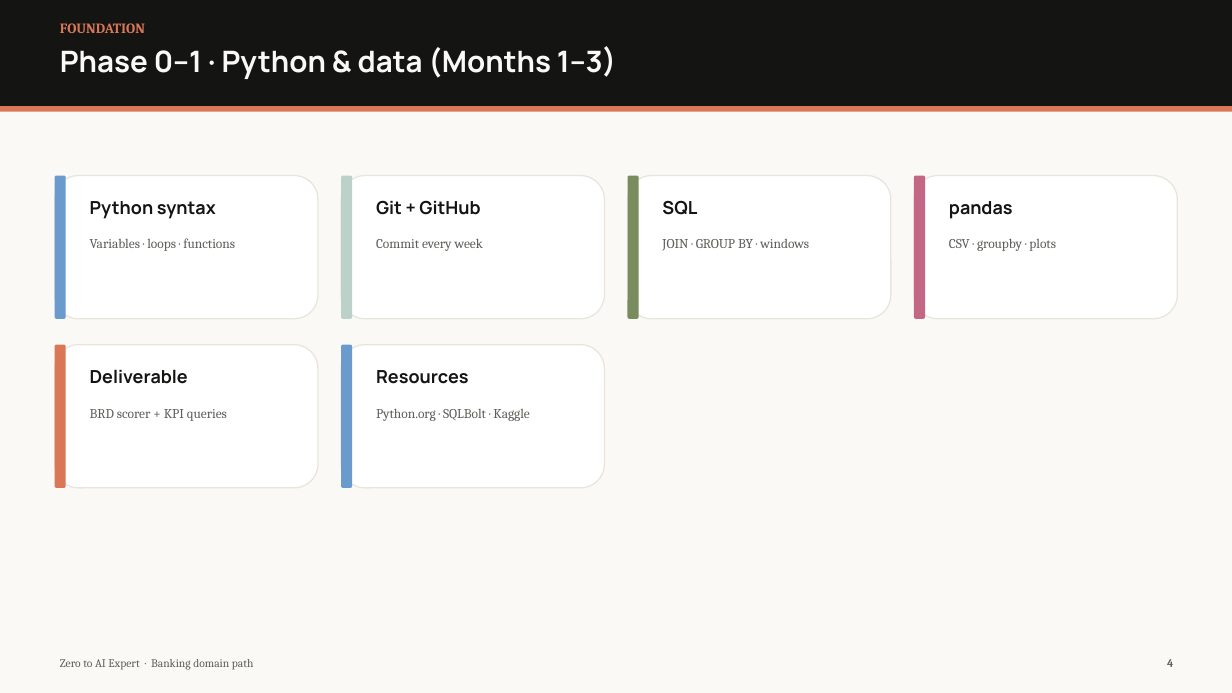
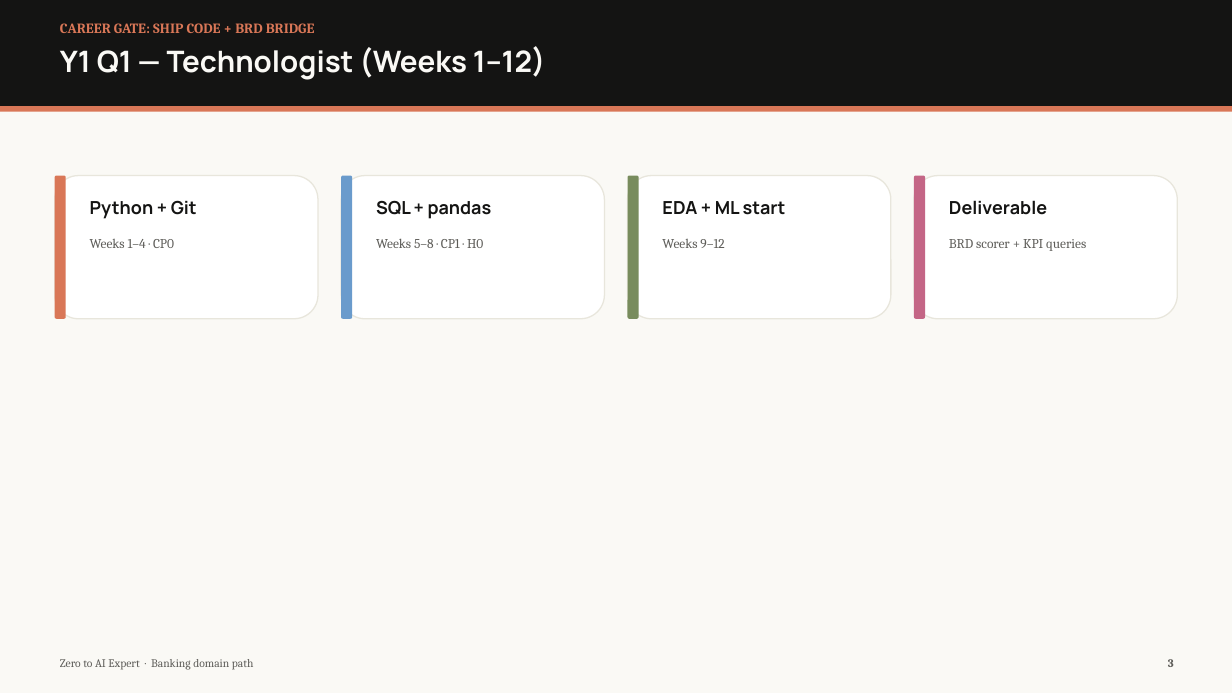
Before and after one commit to taiphan/learning, a slide deck: slide 3 of apps/learning/decks/Zero-to-AI-Expert-Roadmap-Slides.pptx (slide 4 before the commit). Drawn at 1232x693 pixels with LibreOffice and Linux fonts; fonts in the diff are those of the drawing. Boxes give left, top, right and bottom in pixels: in the first picture for what was removed or moved away, otherwise in the second. Text is boxed around its words. In the diff, an @@ line names an element or a change of style, - is before the commit and + after.

```diff
--- a/apps/learning/decks/Zero-to-AI-Expert-Roadmap-Slides.pptx
+++ b/apps/learning/decks/Zero-to-AI-Expert-Roadmap-Slides.pptx
@@ text at [60, 23, 315, 33]: text changed @@
-FOUNDATION
+CAREER GATE: SHIP CODE + BRD BRIDGE
@@ text at [60, 46, 546, 80]: text changed @@
-Phase 0–1 · Python & data (Months 1–3)
+Y1 Q1 — Technologist (Weeks 1–12)
@@ rounded rectangle at [55, 176, 66, 319]: fill #6A9BCC to #D97757 @@
@@ rounded rectangle at [341, 176, 352, 319]: fill #BCD1CA to #6A9BCC @@
@@ text at [90, 200, 197, 219]: text changed @@
-Python syntax
+Python + Git
@@ text at [376, 200, 492, 219]: text changed @@
-Git + GitHub
+SQL + pandas
@@ text at [662, 201, 786, 215]: text changed @@
-SQL
+EDA + ML start
@@ text at [949, 200, 1047, 215]: text changed @@
-pandas
+Deliverable
@@ text at [90, 239, 174, 248]: text changed @@
-Variables · loops · functions
+Weeks 1–4 · CP0
@@ text at [376, 238, 483, 248]: text changed @@
-Commit every week
+Weeks 5–8 · CP1 · H0
@@ text at [662, 239, 724, 248]: text changed @@
-JOIN · GROUP BY · windows
+Weeks 9–12
@@ text at [949, 239, 1086, 251]: text changed @@
-CSV · groupby · plots
+BRD scorer + KPI queries
@@ rounded rectangle removed at [55, 345, 318, 488] @@
@@ rounded rectangle removed at [55, 345, 66, 488] @@
@@ rounded rectangle removed at [341, 345, 604, 488] @@
@@ rounded rectangle removed at [341, 345, 352, 488] @@
@@ text removed at [90, 369, 188, 384] @@
-Deliverable
@@ text removed at [376, 370, 468, 384] @@
-Resources
@@ text removed at [90, 409, 227, 421] @@
-BRD scorer + KPI queries
@@ text removed at [376, 408, 529, 421] @@
-Python.org · SQLBolt · Kaggle
@@ text at [1168, 659, 1174, 667]: text changed @@
-4
+3
```
Also in this commit, not shown: 6 other slides changed, 3 slides added, 4 slides removed, 21 other files.
